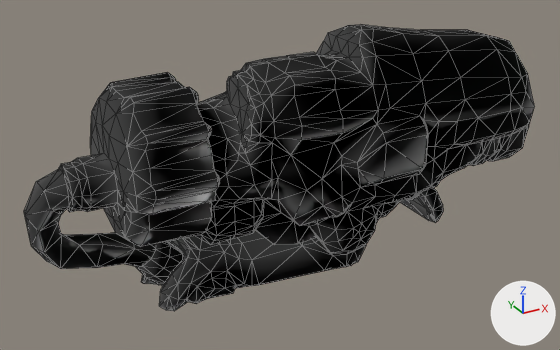
What one commit did to the Blender file Brutaldoom_blend_files/HellishMissile/HellishMissile.blend.
Rendered twice from a 50 mm camera at (-15.0, -109.7, 52.9) aimed at (47.6, 4.1, -4.0). The lights are fixed; the arrows at lower right show +X, +Y and +Z. Mesh edges are drawn as thin lines.

In view in the first picture: 'mp_revenant.001'.
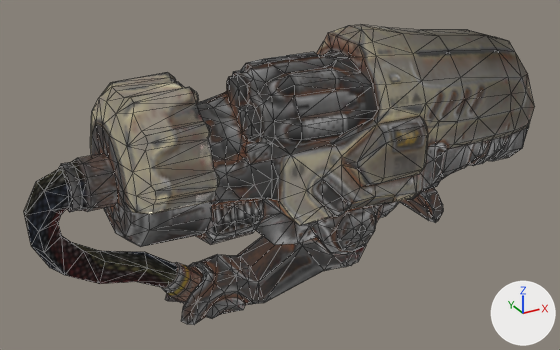
Where the change shows, as pixel boxes (x1, y1, x2, y2) in the pictures (560 x 350 px; the box of a moved part takes in the faces that stretch with it):
```json
{"object": "mp_revenant.001", "change": "recoloured, reshaped", "before": [24, 25, 535, 311], "after": [24, 25, 535, 325], "on screen": "black to grey"}
{"part": 1, "of": "me_mp_revenant_001", "change": "moved or reshaped", "before": [135, 242, 183, 285], "after": [161, 262, 201, 303]}
{"part": 2, "of": "me_mp_revenant_001", "change": "moved or reshaped", "before": [31, 230, 324, 311], "after": [31, 236, 324, 325]}
```

Edits to the scene script, one JSON object a line:
```json
{"op": "add", "block": "img_hellishmissile_png", "code": ["img_hellishmissile_png = load_image('HellishMissile.png', 'HellishMissile.png', 512, 512, 'sRGB')"]}
{"op": "add", "block": "mat_material", "code": ["mat_material = bpy.data.materials.new('Material')", "# uses the picture img_hellishmissile_png"]}
{"block": "me_mp_revenant_001", "where": "# used by ob_mp_revenant_001; location = (49.1, 2.2, -2.4); rotation_euler = (0.0, 0.00621, 0.0), in degrees (0, 0.4, 0); scale = (2.4, 2.4, 2.4)"}
{"op": "remove", "block": "me_mp_revenant_001", "code": "me_mp_revenant_001.from_pydata(...)  # 1307 vertices, 2543 faces; spans x -19.7..20.5, y -6.7..7.7, z -10.5..10.4"}
{"op": "add", "block": "me_mp_revenant_001", "code": "me_mp_revenant_001.from_pydata(...)  # 1307 vertices, 2543 faces; spans x -19.7..20.5, y -6.7..5.2, z -10.1..10.4"}
{"block": "me_mp_revenant_001", "change": "me_mp_revenant_001 part 1: the loose piece of 31 vertices spanning x -11.5..-7.7, y 2.4..5.6, z -9.2..-5.3 is scaled about its middle by 0.8, then moved by (0.4, -3.5, -0.2)"}
{"block": "me_mp_revenant_001", "change": "me_mp_revenant_001 part 2: 158 of 1307 vertices moved; they spanned x -18.3..-1.3, y 0.3..7.7, z -10.5..-2.5 and now span x -18.3..-2.5, y -2.5..3.5, z -10.1..-2.5; mean shift (-0.1, -3.3, 0.0); largest move (-5.0, 7.7, -9.6) -> (-5.5, 3.5, -9.3)"}
{"op": "add", "block": "me_mp_revenant_001", "code": "me_mp_revenant_001.materials.append(mat_material)"}
```
